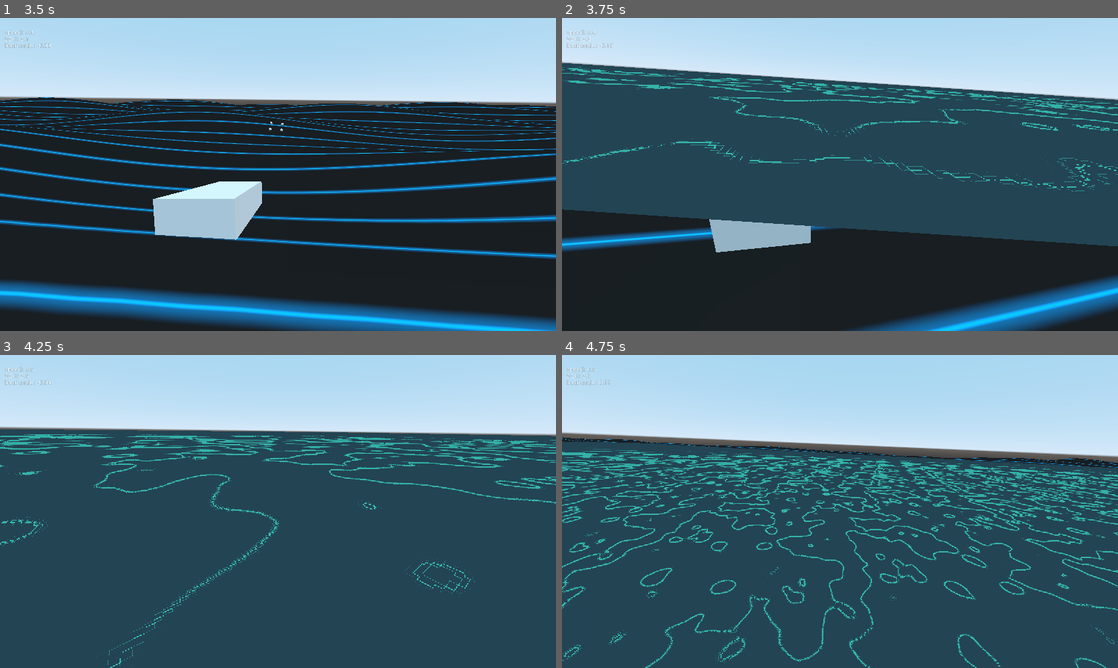
Above: before the commit, frames 1-4 (two rows, left to right).
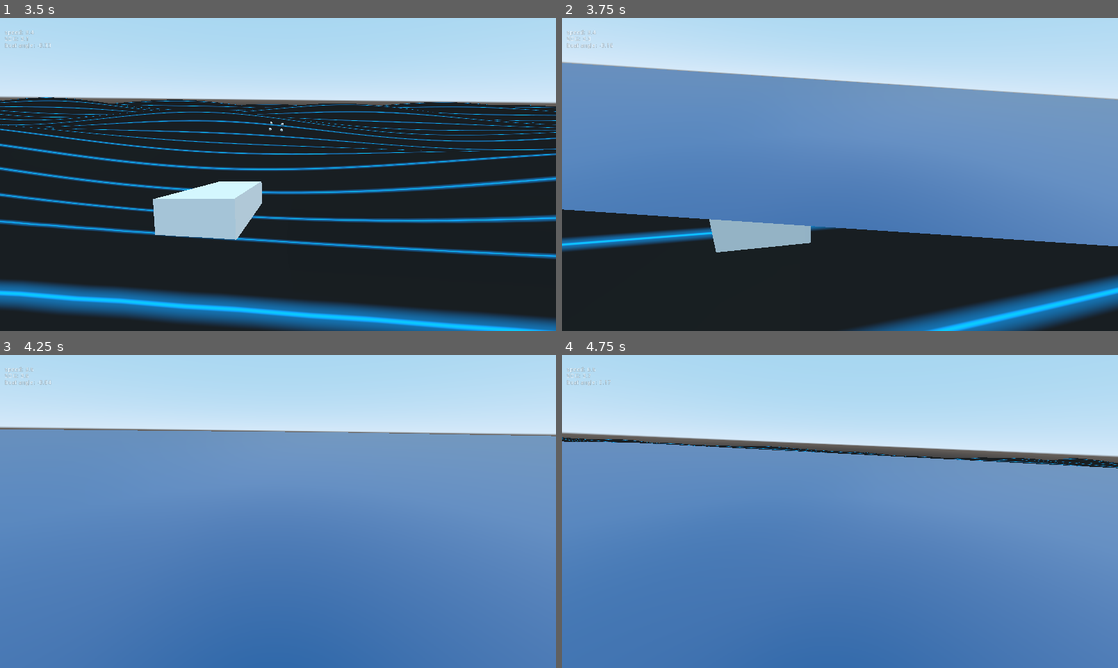
Above: after the commit, the same moments.

Repository: qez008/shark-bait
Game: Godot game, scene res://src/ocean_test.tscn
Two runs of this game, one before a commit and one after it. Both use one fixed random seed, a clock stepped at 60 frames per second and the inputs below.
Inputs (mouse positions are in pixels of both pictures, inside the frame that each line leads up to):
- Up to frame 1 (3.5 s): tap Enter at 0.5 s; move the mouse to (305, 174) at 0.52 s; hold 1 (one) 0.53-1.28 s; hold Up (ui_up) from 0.53 s (still down); move the mouse to (250, 174) at 1.27 s; tap 2 (two) at 1.35, 2.85 s; move the mouse to (289, 168) at 2.02 s; hold 1 (one) 2.03-2.78 s; move the mouse to (272, 180) at 2.77 s
- Up to frame 2 (3.75 s): keep holding Up (ui_up); move the mouse to (878, 177) at 3.52 s; hold 1 (one) from 3.53 s (still down)
- Up to frame 3 (4.25 s): keep holding Up (ui_up); keep holding 1 (one)
- Up to frame 4 (4.75 s): keep holding Up (ui_up); move the mouse to (795, 508) at 4.27 s; release 1 (one) at 4.28 s; tap 2 (two) at 4.35 s

Frame 1 is identical in both runs. In frame 2, 47% of the frame differs, in the area x 0-100%, y 14-73%; in frame 3, 75%, in the area x 0-100%, y 23-100%; in frame 4, 68%.

Commit message:
implement viewport noise texture shader

Diff:
--- /dev/null
+++ b/shaders/inception_shader.gdshader
@@ -0,0 +1,69 @@
+shader_type canvas_item;
+render_mode unshaded;
+
+
+// Author @patriciogv - 2015
+// http://patriciogonzalezvivo.com
+
+uniform int NUM_OCTAVES = 5;
+uniform vec2 u_resolution;
+
+float random (in vec2 _st) {
+    return fract(sin(dot(_st.xy, vec2(12.9898,78.233))) * 43758.5453123);
+}
+
+// Based on Morgan McGuire @morgan3d
+// https://www.shadertoy.com/view/4dS3Wd
+float noise (in vec2 _st) {
+    vec2 i = floor(_st);
+    vec2 f = fract(_st);
+
+    // Four corners in 2D of a tile
+    float a = random(i);
+    float b = random(i + vec2(1.0, 0.0));
+    float c = random(i + vec2(0.0, 1.0));
+    float d = random(i + vec2(1.0, 1.0));
+
+    vec2 u = f * f * (3.0 - 2.0 * f);
+
+    return mix(a, b, u.x) +
+            (c - a)* u.y * (1.0 - u.x) +
+            (d - b) * u.x * u.y;
+}
+
+
+float fbm ( in vec2 _st) {
+    float v = 0.0;
+    float a = 0.5;
+    vec2 shift = vec2(100.0);
+    // Rotate to reduce axial bias
+    mat2 rot = mat2( vec2(cos(0.5), sin(0.5)) , vec2(-sin(0.5), cos(0.50)) );
+    for (int i = 0; i < NUM_OCTAVES; ++i) {
+        v += a * noise(_st);
+        _st = rot * _st * 2.0 + shift;
+        a *= 0.5;
+    }
+    return v;
+}
+
+void fragment() {
+    vec2 st = UV / u_resolution.xy * 3.0;
+    vec3 color = vec3(0.0);
+
+    vec2 q = vec2(0.);
+    q.x = fbm( st + 0.00 * TIME);
+    q.y = fbm( st + vec2(1.0));
+
+    vec2 r = vec2(0.);
+    r.x = fbm( st + 1.0 * q + vec2(1.7,9.2) + 0.15 * TIME);
+    r.y = fbm( st + 1.0 * q + vec2(8.3,2.8) + 0.126 * TIME);
+
+    float f = fbm(st+r);
+
+    color = mix( vec3(0.101961, 0.619608, 0.666667) , vec3(0.666667, 0.666667, 0.498039) , clamp((f * f) * 4.0, 0.0, 1.0) );
+    color = mix( color , vec3(0.0, 0.0, 0.164706) , clamp(length(q), 0.0, 1.0) );
+//    color = mix( color, vec3(0.666667, 1.0, 1.0), clamp(abs(r.x), 0.0, 1.0) );
+    color = mix( color , vec3(0.666667, 1.0, 1.0) , clamp(abs(r.x), 0.0, 1.0) );
+
+    COLOR = vec4((f*f*f+.6*f*f+.5*f) * color, 1.0);
+}
--- a/shaders/water_pattern.tres
+++ b/shaders/water_pattern.tres
@@ -2,28 +2,57 @@
 
 [resource]
 code = "shader_type spatial;
-render_mode vertex_lighting;
+
+render_mode cull_back, diffuse_burley, specular_toon;
 
 uniform sampler2D noise_pattern;
-uniform float noise_scale = 30.0;
 
 uniform vec4 fill_color : hint_color = vec4(vec3(0.1), 1.0);
 uniform vec4 line_color : hint_color = vec4(vec3(0.5), 1.0);
 
+uniform sampler2D nTexture : hint_black;
 
-float surf(vec2 uv, float time) {
-    float noise = texture(noise_pattern, vec2(uv.x, uv.y)).x;
+varying vec2 vertPos;
+
+void vertex() {
+	vec3 ns = texture(nTexture, UV).rgb * 1.6;
+	vertPos = VERTEX.xz / 2.0;
+	VERTEX.y = VERTEX.y + (ns.z*0.9 * NORMAL.y);
+}
+
+
+// https://www.ronja-tutorials.com/post/026-perlin-noise/
+float surf(vec2 uv) {
+    float x = texture(noise_pattern, vec2(uv.x, uv.y + TIME * 0.02)).x;
+    float y = texture(noise_pattern, vec2(uv.x + TIME * 0.019, uv.y)).x;
+    float noise = texture(noise_pattern, vec2(x, y)).x;
     noise = fract(noise * 6.0);
     float pixelNoiseChange = fwidth(noise);
     float heightLine = smoothstep(1.0 - pixelNoiseChange, 1.0, noise);
-    heightLine += smoothstep(pixelNoiseChange, 0, noise);
+    heightLine += smoothstep(pixelNoiseChange, 0.0, noise);
 
     return heightLine;
    }
 
 void fragment() {
-    float surf = surf(UV * noise_scale, TIME);
-    vec4 color = (1.0 - surf) * fill_color + surf * line_color;
-    ALBEDO = color.xyz;
+//    float surf = surf(UV);
+//    vec4 color = (1.0 - surf) * fill_color + surf * line_color;
+//    ALBEDO = color.xyz;
+
+    mediump vec3 ns = texture(nTexture, UV).rgb; //noise_texture(from Viewport)
+	mediump vec3 fFac = smoothstep(vec3(0.8), vec3(0.4), ns); //foam_factor
+	mediump float fresnel = sqrt(1.0 - dot(NORMAL, VIEW));
+	mediump vec3 col_1 = vec3(0.0, 0.1, 0.3);
+	mediump vec3 col_2 = vec3(0.1, 0.3, 0.4);
+	mediump vec3 col_3 = vec3(0.4, 0.8, 0.8);
+	mediump vec3 col_4 = vec3(0.8, 0.9, 0.9);
+	//Color_ramp
+	mediump vec3 col = mix(mix(col_1, col_2, ns*0.6), mix(col_3, col_4, ns*1.2), smoothstep(0.0, 1.0, ns));
+	mediump vec3 fCol = clamp(mix(vec3(0.999), col, fFac), 0.0, 1.0); //final_color
+	//fCol *= min(clamp(mix(vec3(1.0), vec3(0.2, 0.4, 0.6), fFac), 0.0, 1.0), 1.0);
+	ALBEDO = min(fCol + (0.1 * fresnel), 1.0);
+	SPECULAR = 0.2 * fresnel;
+	ROUGHNESS = mix(0.9, 0.7, fFac.z) * (1.0 - fresnel*0.2);
+	TRANSMISSION = vec3(0.2, 0.7, 0.3);
 }
 "
--- a/src/ocean_test.tscn
+++ b/src/ocean_test.tscn
@@ -27,24 +27,114 @@
 radius = 0.2
 height = 0.4
 
-[sub_resource type="OpenSimplexNoise" id=15]
-
-[sub_resource type="NoiseTexture" id=14]
-width = 300
+[sub_resource type="ViewportTexture" id=20]
+viewport_path = NodePath("Viewport")
+
+[sub_resource type="OpenSimplexNoise" id=16]
+period = 32.0
+persistence = 0.1
+
+[sub_resource type="NoiseTexture" id=17]
+width = 256
 height = 1
 seamless = true
-noise = SubResource( 15 )
-
-[sub_resource type="ShaderMaterial" id=12]
+noise = SubResource( 16 )
+
+[sub_resource type="ShaderMaterial" id=15]
+resource_local_to_scene = true
 shader = ExtResource( 3 )
-shader_param/noise_scale = 30.0
-shader_param/fill_color = Color( 0.141176, 0.258824, 0.290196, 1 )
-shader_param/line_color = Color( 0.231373, 0.709804, 0.619608, 1 )
-shader_param/noise_pattern = SubResource( 14 )
+shader_param/fill_color = Color( 0.156863, 0.341176, 0.4, 1 )
+shader_param/line_color = Color( 0.168627, 0.788235, 0.701961, 1 )
+shader_param/noise_pattern = SubResource( 17 )
+shader_param/nTexture = SubResource( 20 )
 
 [sub_resource type="QuadMesh" id=13]
-material = SubResource( 12 )
+material = SubResource( 15 )
 size = Vector2( 40, 40 )
+
+[sub_resource type="Shader" id=18]
+code = "shader_type canvas_item;
+render_mode unshaded;
+
+
+// Author @patriciogv - 2015
+// http://patriciogonzalezvivo.com
+
+uniform sampler2D noisetex;
+uniform int NUM_OCTAVES = 5;
+uniform vec2 u_resolution;
+
+float random (in vec2 _st) {
+    return fract(sin(dot(_st.xy, vec2(12.9898,78.233))) * 43758.5453123);
+}
+
+// Based on Morgan McGuire @morgan3d
+// https://www.shadertoy.com/view/4dS3Wd
+float noise (in vec2 _st) {
+    vec2 i = floor(_st);
+    vec2 f = fract(_st);
+
+    // Four corners in 2D of a tile
+    float a = random(i);
+    float b = random(i + vec2(1.0, 0.0));
+    float c = random(i + vec2(0.0, 1.0));
+    float d = random(i + vec2(1.0, 1.0));
+
+    vec2 u = f * f * (3.0 - 2.0 * f);
+
+    return mix(a, b, u.x) +
+            (c - a)* u.y * (1.0 - u.x) +
+            (d - b) * u.x * u.y;
+}
+
+
+float fbm ( in vec2 _st) {
+    float v = 0.0;
+    float a = 0.5;
+    vec2 shift = vec2(100.0);
+    // Rotate to reduce axial bias
+    mat2 rot = mat2( vec2(cos(0.5), sin(0.5)) , vec2(-sin(0.5), cos(0.50)) );
+    for (int i = 0; i < NUM_OCTAVES; ++i) {
+        v += a * noise(_st);
+        _st = rot * _st * 2.0 + shift;
+        a *= 0.5;
+    }
+    return v;
+}
+
+void fragment() {
+    vec2 st = UV / u_resolution.xy * 3.0;
+    vec3 color = vec3(0.0);
+
+    vec2 q = vec2(0.);
+    q.x = fbm( st + 0.00 * TIME);
+    q.y = fbm( st + vec2(1.0));
+
+    vec2 r = vec2(0.);
+    r.x = fbm( st + 1.0 * q + vec2(1.7,9.2) + 0.15 * TIME);
+    r.y = fbm( st + 1.0 * q + vec2(8.3,2.8) + 0.126 * TIME);
+
+    float f = fbm(st+r);
+
+    color = mix( vec3(0.101961, 0.619608, 0.666667) , vec3(0.666667, 0.666667, 0.498039) , clamp((f * f) * 4.0, 0.0, 1.0) );
+    color = mix( color , vec3(0.0, 0.0, 0.164706) , clamp(length(q), 0.0, 1.0) );
+//    color = mix( color, vec3(0.666667, 1.0, 1.0), clamp(abs(r.x), 0.0, 1.0) );
+    color = mix( color , vec3(0.666667, 1.0, 1.0) , clamp(abs(r.x), 0.0, 1.0) );
+
+    COLOR = vec4((f*f*f+.6*f*f+.5*f) * color, 1.0);
+}"
+
+[sub_resource type="OpenSimplexNoise" id=21]
+
+[sub_resource type="NoiseTexture" id=22]
+seamless = true
+noise = SubResource( 21 )
+
+[sub_resource type="ShaderMaterial" id=19]
+shader = SubResource( 18 )
+shader_param/NUM_OCTAVES = 5
+shader_param/u_resolution = null
+shader_param/noisetex = SubResource( 22 )
 
 [node name="ocean_test" type="Spatial"]
 
@@ -98,4 +188,16 @@
 mesh = SubResource( 13 )
 material/0 = null
 
+[node name="Viewport" type="Viewport" parent="."]
+size = Vector2( 512, 512 )
+hdr = false
+usage = 0
+
+[node name="ColorRect" type="ColorRect" parent="Viewport"]
+material = SubResource( 19 )
+anchor_right = 1.0
+anchor_bottom = 1.0
+margin_right = 40.0
+margin_bottom = 40.0
+
 [editable path="TestBoat"]
--- /dev/null
+++ b/src/utils/viewport_shader_preview.tscn
@@ -0,0 +1,87 @@
+[gd_scene load_steps=3 format=2]
+
+[sub_resource type="Shader" id=18]
+code = "shader_type canvas_item;
+render_mode unshaded;
+
+
+// Author @patriciogv - 2015
+// http://patriciogonzalezvivo.com
+
+uniform int NUM_OCTAVES = 5;
+uniform vec2 u_resolution;
+
+float random (in vec2 _st) {
+    return fract(sin(dot(_st.xy, vec2(12.9898,78.233))) * 43758.5453123);
+}
+
+// Based on Morgan McGuire @morgan3d
+// https://www.shadertoy.com/view/4dS3Wd
+float noise (in vec2 _st) {
+    vec2 i = floor(_st);
+    vec2 f = fract(_st);
+
+    // Four corners in 2D of a tile
+    float a = random(i);
+    float b = random(i + vec2(1.0, 0.0));
+    float c = random(i + vec2(0.0, 1.0));
+    float d = random(i + vec2(1.0, 1.0));
+
+    vec2 u = f * f * (3.0 - 2.0 * f);
+
+    return mix(a, b, u.x) +
+            (c - a)* u.y * (1.0 - u.x) +
+            (d - b) * u.x * u.y;
+}
+
+
+float fbm ( in vec2 _st) {
+    float v = 0.0;
+    float a = 0.5;
+    vec2 shift = vec2(100.0);
+    // Rotate to reduce axial bias
+    mat2 rot = mat2( vec2(cos(0.5), sin(0.5)) , vec2(-sin(0.5), cos(0.50)) );
+    for (int i = 0; i < NUM_OCTAVES; ++i) {
+        v += a * noise(_st);
+        _st = rot * _st * 2.0 + shift;
+        a *= 0.5;
+    }
+    return v;
+}
+
+void fragment() {
+    vec2 st = UV / u_resolution.xy * 3.0;
+    vec3 color = vec3(0.0);
+
+    vec2 q = vec2(0.);
+    q.x = fbm( st + 0.00 * TIME);
+    q.y = fbm( st + vec2(1.0));
+
+    vec2 r = vec2(0.);
+    r.x = fbm( st + 1.0 * q + vec2(1.7,9.2) + 0.15 * TIME);
+    r.y = fbm( st + 1.0 * q + vec2(8.3,2.8) + 0.126 * TIME);
+
+    float f = fbm(st+r);
+
+    color = mix( vec3(0.101961, 0.619608, 0.666667) , vec3(0.666667, 0.666667, 0.498039) , clamp((f * f) * 4.0, 0.0, 1.0) );
+    color = mix( color , vec3(0.0, 0.0, 0.164706) , clamp(length(q), 0.0, 1.0) );
+//    color = mix( color, vec3(0.666667, 1.0, 1.0), clamp(abs(r.x), 0.0, 1.0) );
+    color = mix( color , vec3(0.666667, 1.0, 1.0) , clamp(abs(r.x), 0.0, 1.0) );
+
+    COLOR = vec4((f*f*f+.6*f*f+.5*f) * color, 1.0);
+}"
+
+[sub_resource type="ShaderMaterial" id=19]
+shader = SubResource( 18 )
+shader_param/NUM_OCTAVES = 5
+shader_param/u_resolution = Vector2( 1, 1 )
+
+[node name="ColorRect" type="ColorRect"]
+material = SubResource( 19 )
+anchor_right = 1.0
+anchor_bottom = 1.0
+margin_right = -768.0
+margin_bottom = -208.0
+__meta__ = {
+"_edit_use_anchors_": false
+}
Not shown: 1 places in src/ocean_test.tscn that only renumber resources
